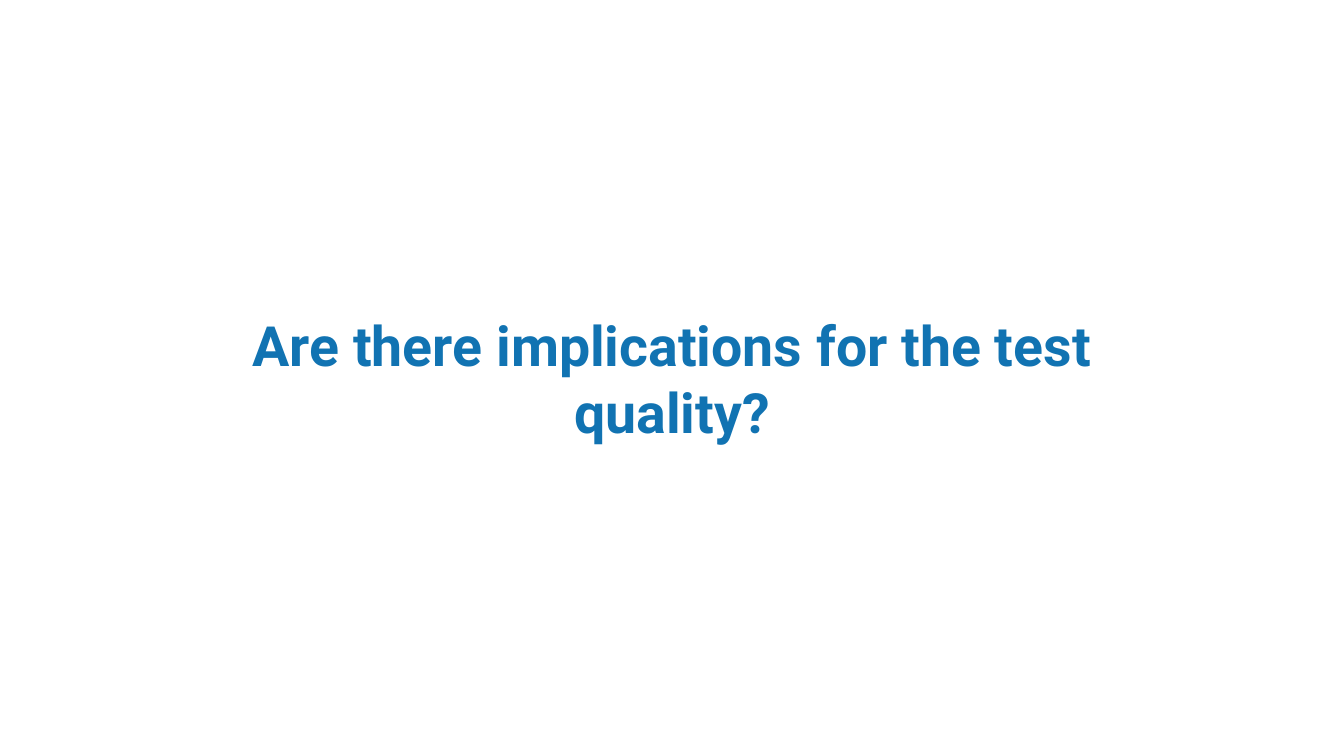
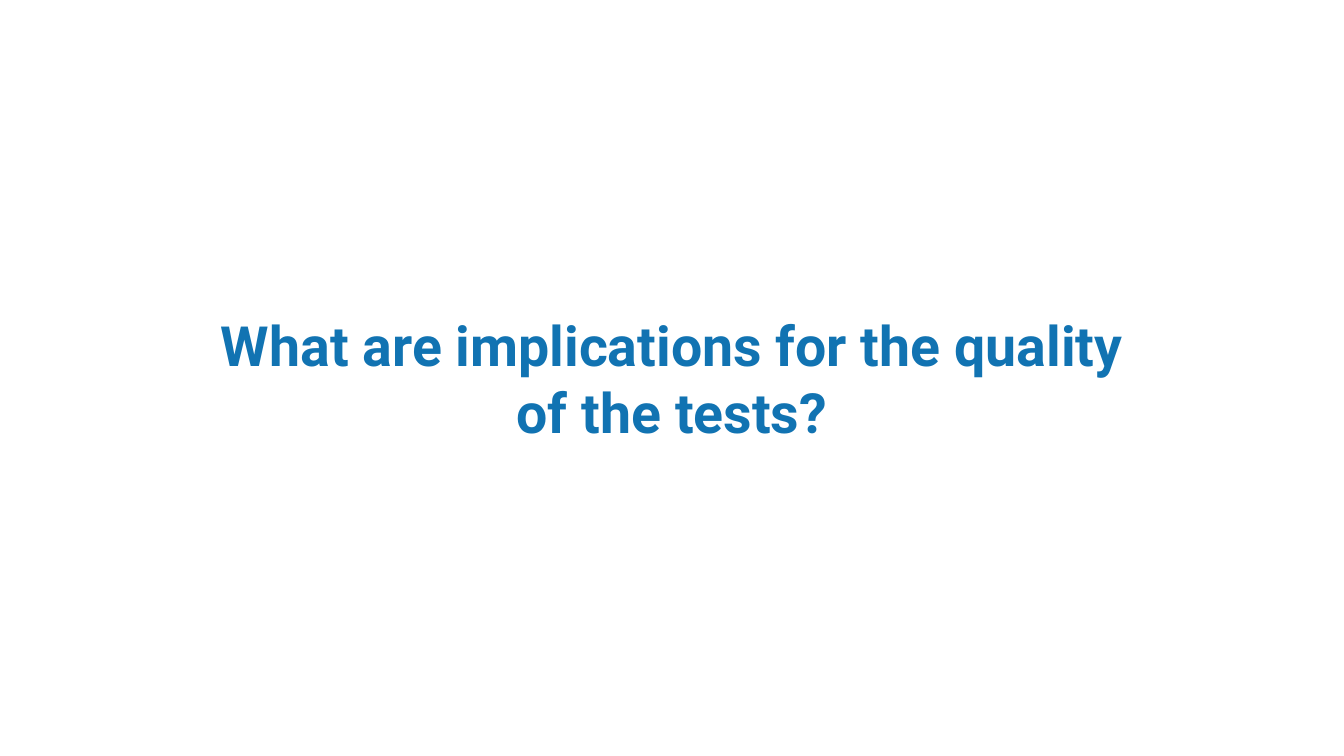
Before and after one commit to MatthewYKnowles/dev-nexus-2020, a slide deck: slide 13 of Who Watches the Watchmen Dev Nexus 2020.pptx. Drawn at 1344x756 pixels with LibreOffice and Linux fonts; fonts in the diff are those of the drawing; background and template pictures are left out. Boxes give left, top, right and bottom in pixels: in the first picture for what was removed or moved away, otherwise in the second. Text is boxed around its words. In the diff, an @@ line names an element or a change of style, - is before the commit and + after.

Commit message:
actually read for talk.  All tests ignored

```diff
--- a/Who Watches the Watchmen Dev Nexus 2020.pptx
+++ b/Who Watches the Watchmen Dev Nexus 2020.pptx
@@ title at (221,324,1122,434): text changed @@
-Are there implications for the test quality?
+What are implications for the quality of the tests?
```
Also in this commit, not shown: 2 other slides changed, 2 slides added, 4 other files.
